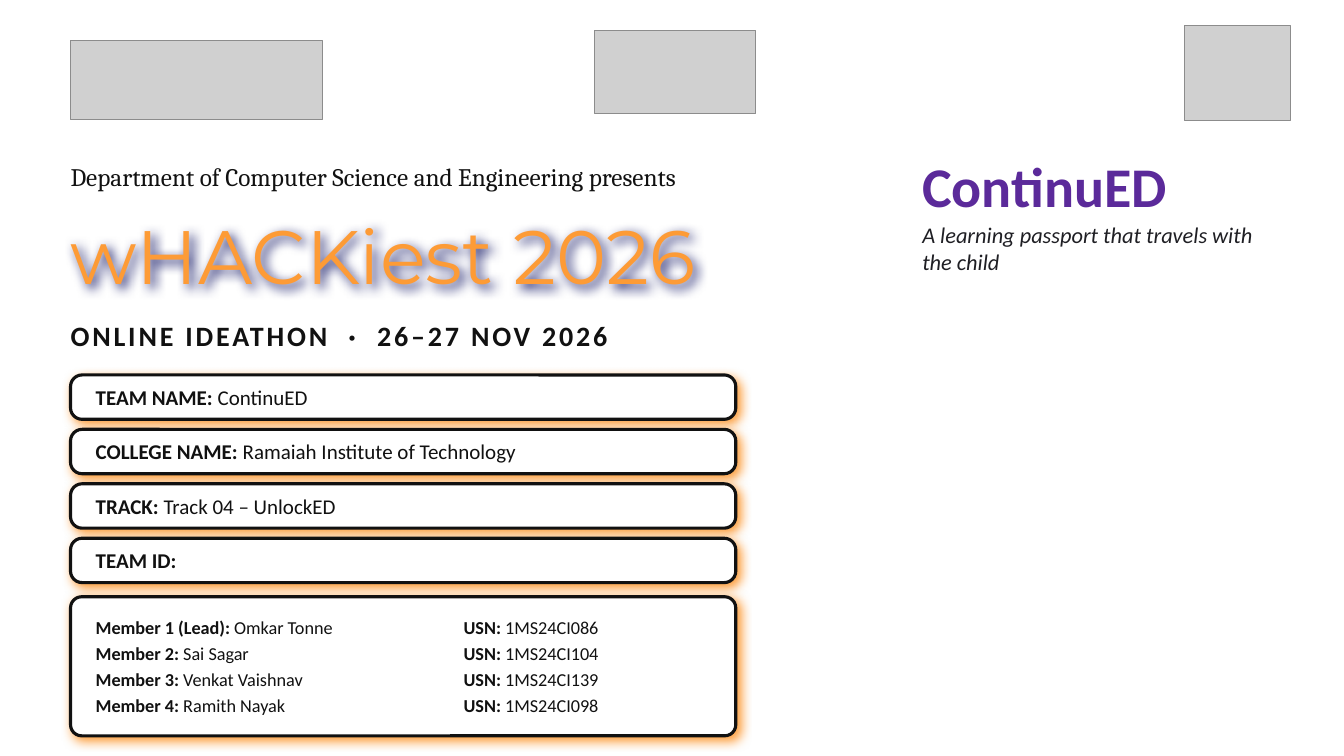
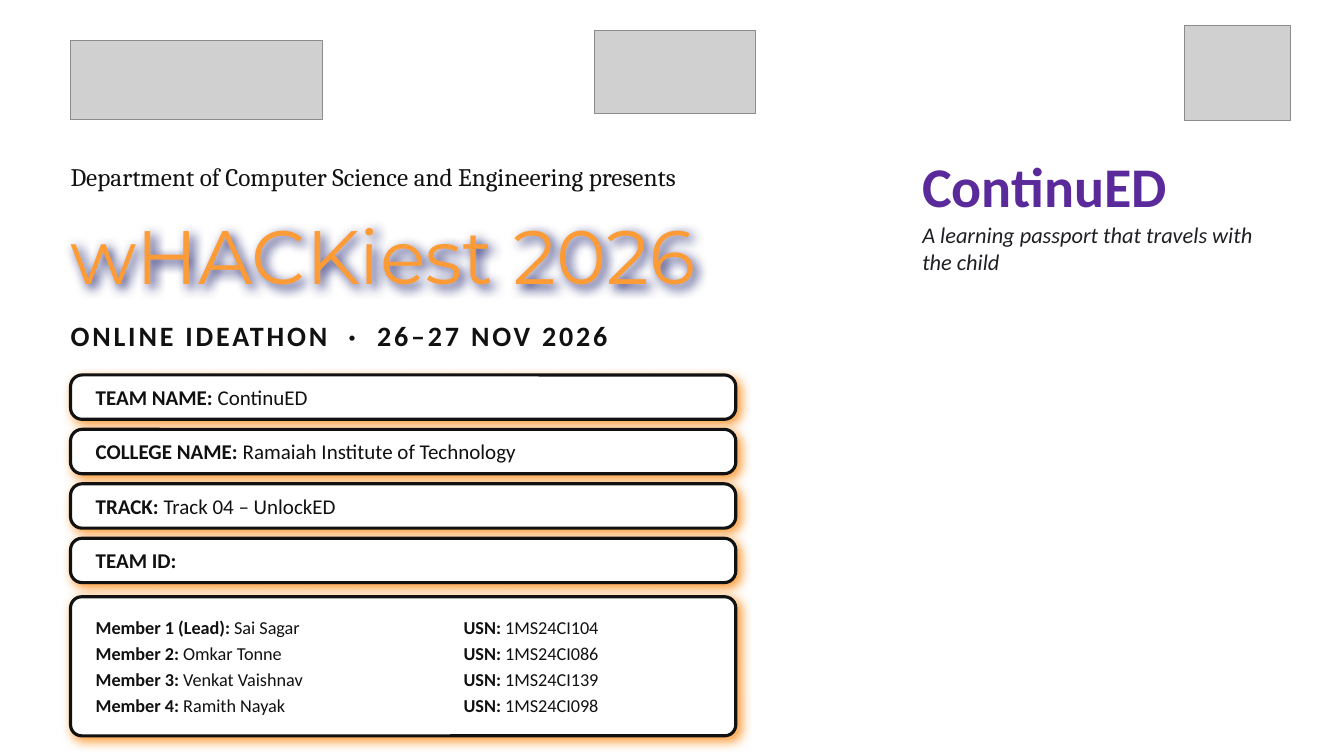
Before and after one commit to Saisagar31/ContinuED, a slide deck: slide 1 of submission/ContinuED_Track4.pptx. Drawn at 1344x756 pixels with LibreOffice and Linux fonts; fonts in the diff are those of the drawing; grey boxes stand for pictures; background and template pictures are left out. Boxes give left, top, right and bottom in pixels: in the first picture for what was removed or moved away, otherwise in the second. Text is boxed around its words. In the diff, an @@ line names an element or a change of style, - is before the commit and + after.

```diff
--- a/submission/ContinuED_Track4.pptx
+++ b/submission/ContinuED_Track4.pptx
@@ text at (96, 620, 299, 660): text changed @@
-Member 1 (Lead): Omkar Tonne
-Member 2: Sai Sagar
+Member 1 (Lead): Sai Sagar
+Member 2: Omkar Tonne
@@ text at (464, 622, 598, 634): paragraph added @@
+USN: 1MS24CI104
@@ text at (464, 648, 598, 660): paragraph removed @@
-USN: 1MS24CI104
@@ text at (464, 647, 598, 660): more space between paragraphs @@
```
Also in this commit, not shown: 1 other file.
